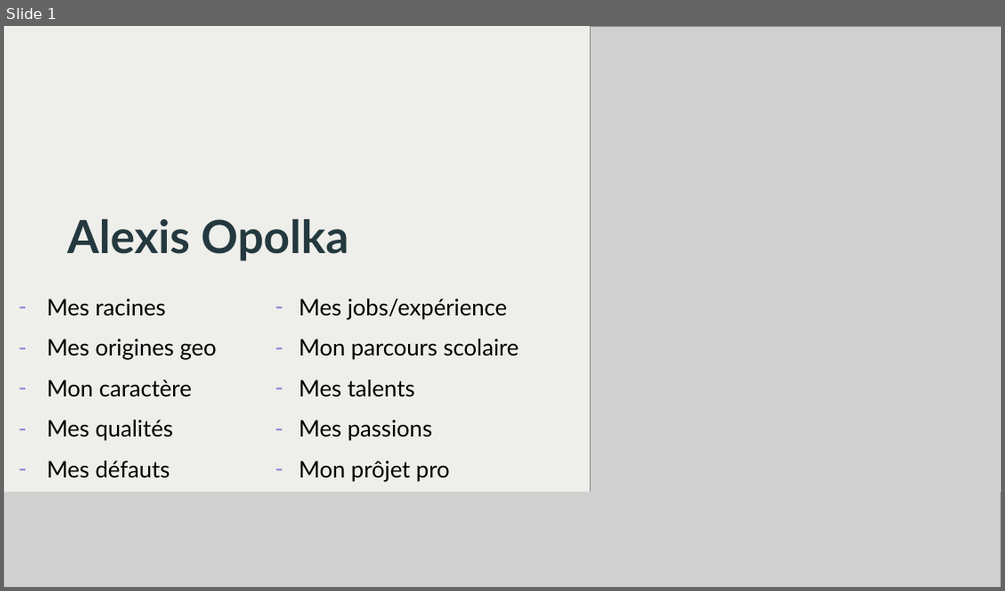
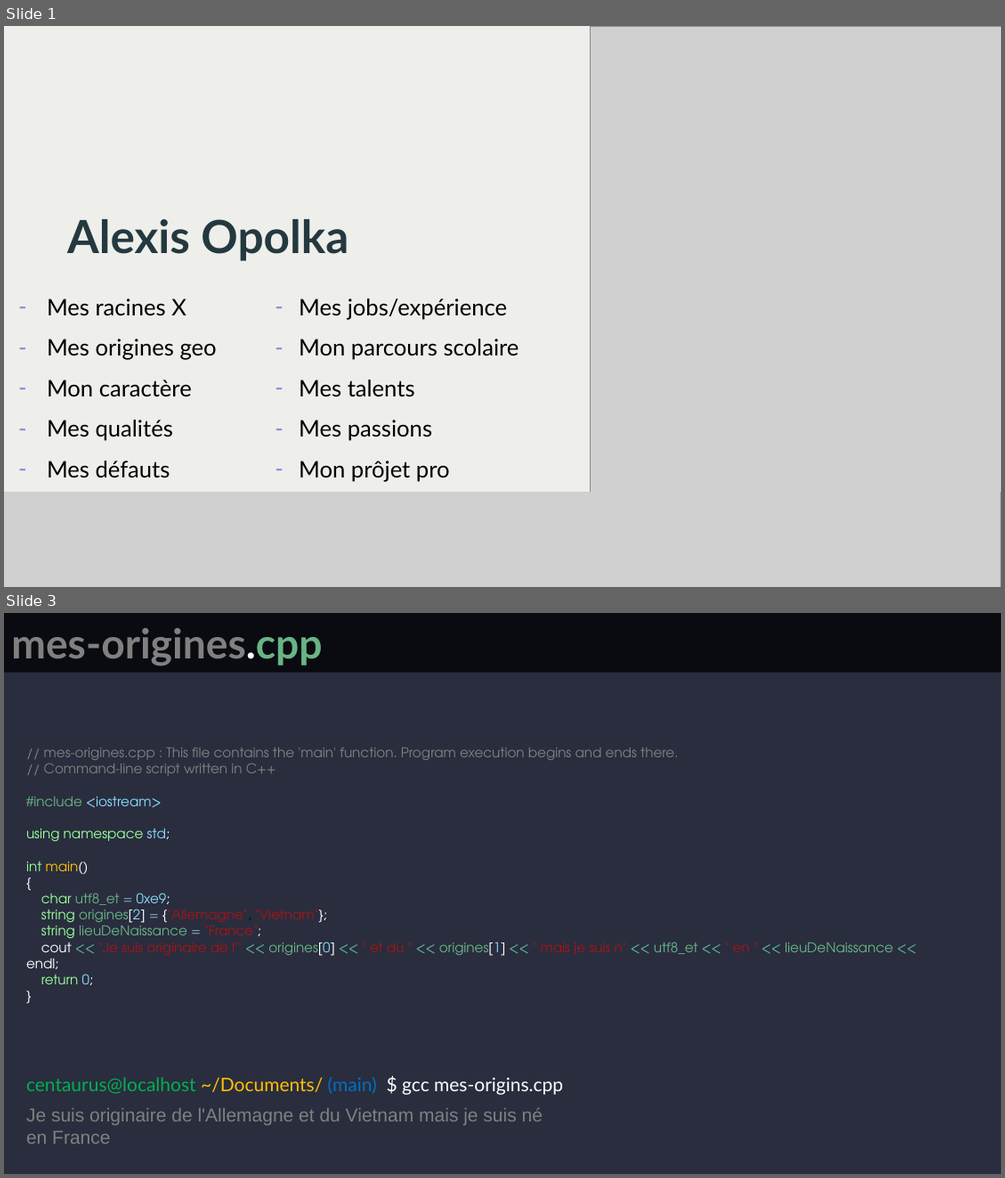
Before and after one commit to Keobook/import-cours-but-rt, a slide deck: cours/modules/R111/R111-TD/PRESENTATION-OPOLKA-ALEXIS.pptx. Shown one above the other, each under a label of ours: slide 1 before the commit, slides 1 and 3 after it; the slides between them are not shown. The pictures are 1005x591 and 1005x1178 pixels, drawn with LibreOffice and Linux fonts; fonts in the diff are those of the drawing; grey boxes stand for pictures; background and template pictures are left out. Boxes give left, top, right and bottom in pixels: in the first picture for what was removed or moved away, otherwise in the second. Text is boxed around its words. In the diff, an @@ line names an element or a change of style, - is before the commit and + after.

```diff
--- a/cours/modules/R111/R111-TD/PRESENTATION-OPOLKA-ALEXIS.pptx
+++ b/cours/modules/R111/R111-TD/PRESENTATION-OPOLKA-ALEXIS.pptx
@@ slide 3 added at [4,613,1001,1174], background #292D3E @@
@@ rectangle added at [4,613,1001,672], fill #090B10 @@
@@ title added at [11,628,322,666], 39.6 pt, text #808080, bold @@
+mes-origines.cpp
@@ text added at [26,747,893,985], 13 pt, text #808080 @@
+// mes-origines.cpp : This file contains the 'main' function. Program execution begins and ends there.
+// Command-line script written in C++
+#include <iostream>
+using namespace std;
+int main()
+{
+char utf8_et = 0xe9;
+string origines[2] = {"Allemagne", "Vietnam"};
+string lieuDeNaissance = "France";
+cout << "Je suis originaire de l'" << origines[0] << " et du " << origines[1] << " mais je suis n" << utf8_et << " en " << lieuDeNaissance << endl;
+return 0;
+}
@@ text added at [26,1077,563,1094], 18 pt, text #00B050 @@
+centaurus@localhost ~/Documents/ (main) $ gcc mes-origins.cpp
@@ text added at [26,1108,542,1143], 18 pt, text #808080 @@
+Je suis originaire de l'Allemagne et du Vietnam mais je suis né en France
@@ slide 1 changed as well @@
@@ subtitle at [47,298,186,316]: text changed @@
-– Mes racines
+– Mes racines X
```
Also in this commit, not shown: 3 other slides added, 10 slides removed, 3 other files.
